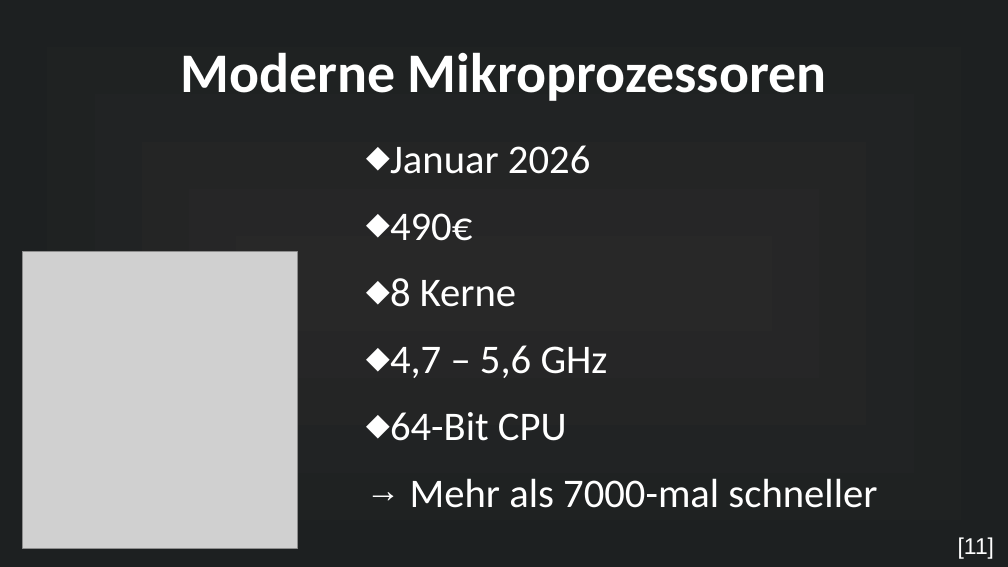
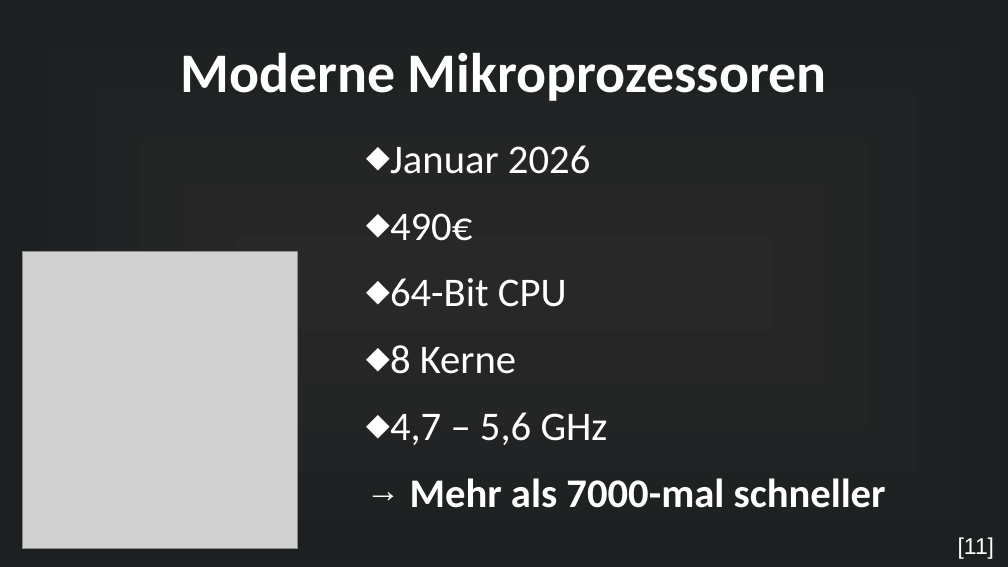
Before and after one commit to MuffinKran24/IMP_GFS, a slide deck: slide 12 of Mikrocontroller_GFS.odp. Drawn at 1008x567 pixels with LibreOffice and Linux fonts; fonts in the diff are those of the drawing; grey boxes stand for pictures. Boxes give left, top, right and bottom in pixels: in the first picture for what was removed or moved away, otherwise in the second. Text is boxed around its words. In the diff, an @@ line names an element or a change of style, - is before the commit and + after.

```diff
--- a/Mikrocontroller_GFS.odp
+++ b/Mikrocontroller_GFS.odp
@@ text at [390,278,567,307]: paragraph added @@
+⬥ 64-Bit CPU
@@ text at [390,412,567,441]: paragraph removed @@
-⬥ 64-Bit CPU
@@ text at [410,478,886,508]: bold on in "Mehr als 7000-mal schneller" @@
```
Also in this commit, not shown: 6 other slides changed, 4 slides added, 3 slides removed, 47 other files.
